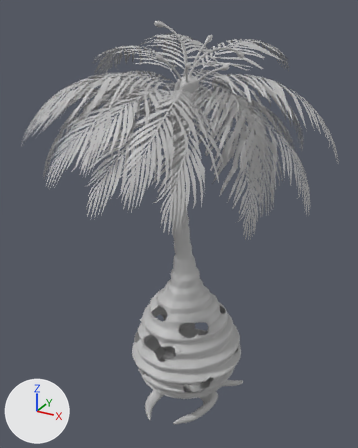
The FBX model environment/Tree/SM_Tree1Biome2_UVED.fbx as it was, and as the next commit left it.
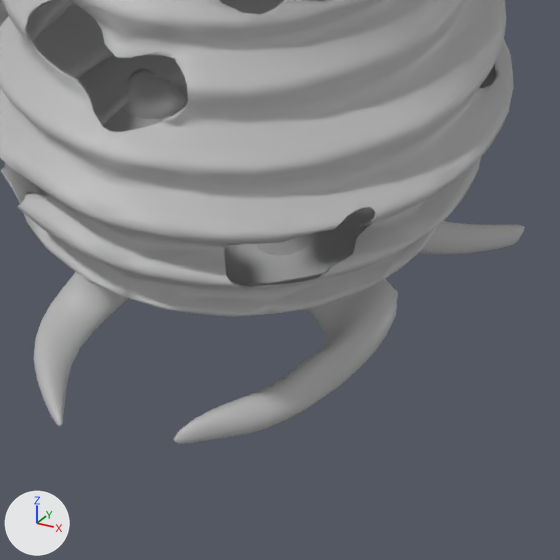
Each version appears first whole from a camera (50 mm lens) standing at (5.35, -10.13, 10.47) and looking at (-0.47, 0.46, 5.18), and next in a close-up on the part from 39% to 70% of the width and 75% to 100% of the height. Lighting does not change. The marker at lower left points along +X, +Y and +Z. The first two pictures are the older version. Where no turn or scale is listed for an object, it has been applied to the vertices.

Names of what the first close-up shows: 'PM3D_Cylinder3D1_1', 'whalekiller'.
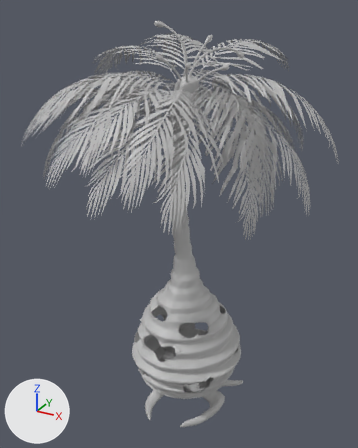
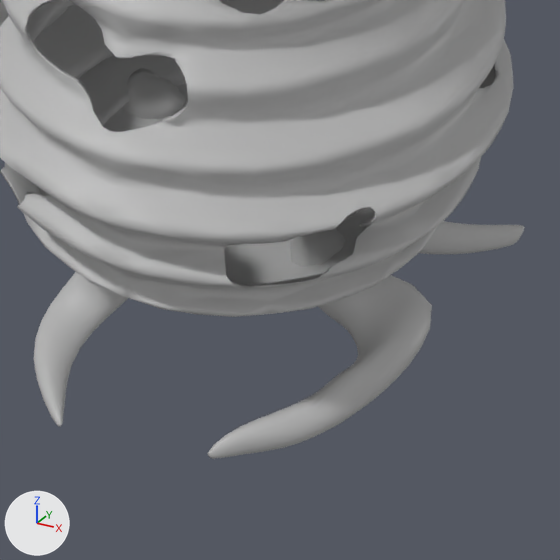
Where the change shows, as pixel boxes [x1, y1, x2, y2] in the close-ups (560 x 560 px; the box of a moved part takes in the faces that stretch with it):
'PM3D_Cylinder3D1_1', reshaped: before [34, 68, 524, 444]; after [34, 68, 524, 459]
part 1 of me_mesh_017, moved or reshaped: before [174, 235, 398, 444]; after [208, 235, 432, 459]

The change, as a diff of the scene's bpy script:
```diff
--- a/environment/Tree/SM_Tree1Biome2_UVED.fbx.py
+++ b/environment/Tree/SM_Tree1Biome2_UVED.fbx.py
@@ me_mesh_017 @@
 me_mesh_017.from_pydata(...)  # 1925 vertices, 2054 faces; spans x -1.69..1.33, y -1.38..1.78, z -0.1..0.85
 # used by ob_pm3d_cylinder3d1_1; location = (0.0, 0.0, 0.0)
+# me_mesh_017 part 1: the loose piece of 542 vertices spanning x 0.17..1.0, y -1.18..0.31, z -0.1..0.69 is moved by (0.21, 0.0, 0.0)
 me_mesh_017.materials.append(mat_lambert1)
```
